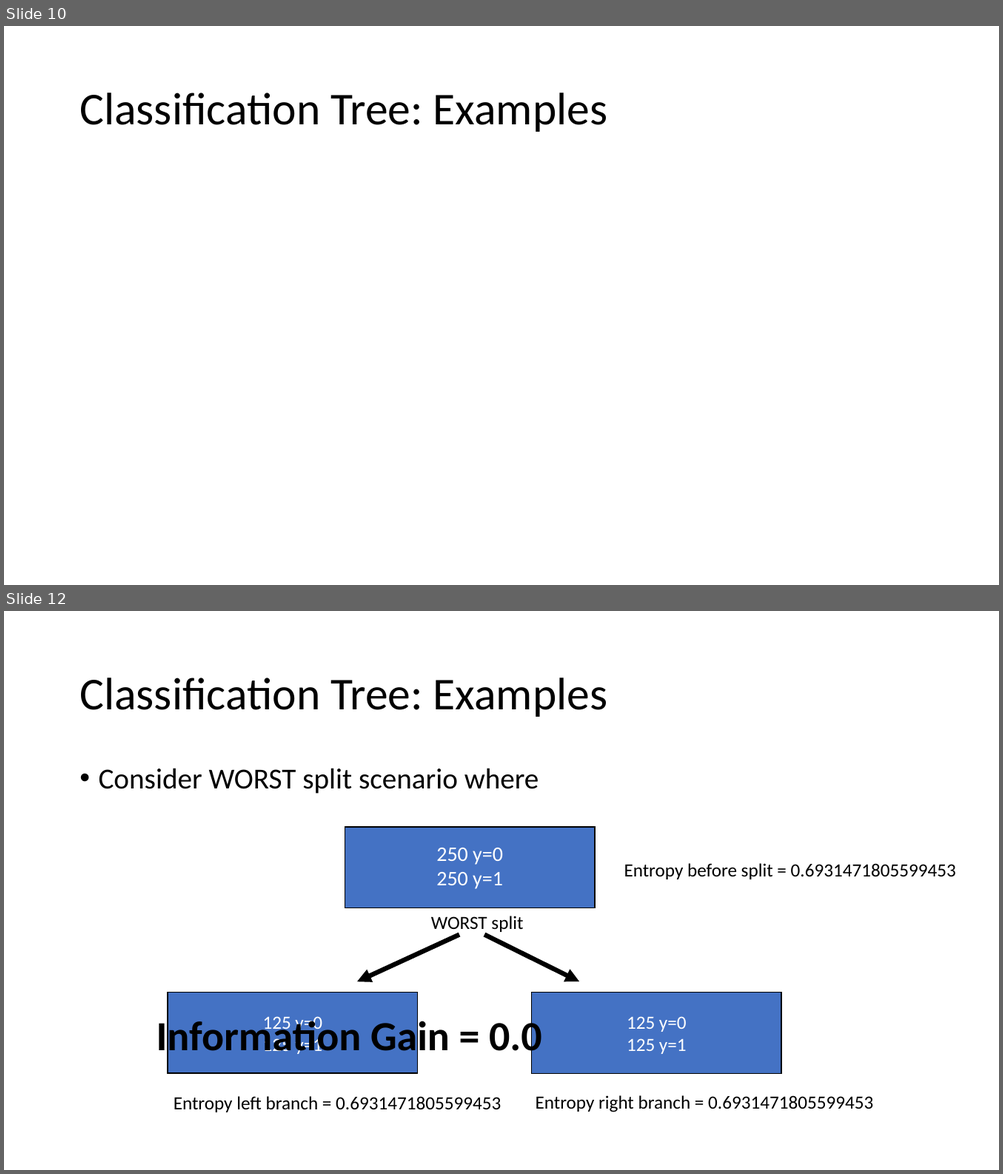
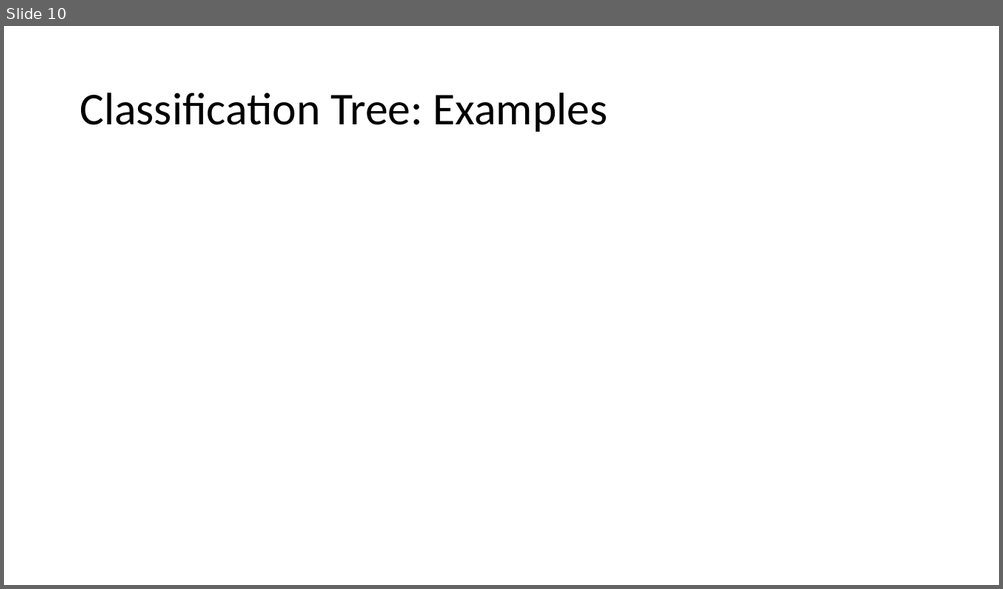
Before and after one commit to gucino/Machine-Learning, a slide deck: Decision_tree_and_Random_forest.pptx. Shown one above the other, each under a label of ours: slides 10 and 12 before the commit, slide 10 after it; the slides between them are not shown. The pictures are 1003x1174 and 1003x589 pixels, drawn with LibreOffice and Linux fonts; fonts in the diff are those of the drawing; grey boxes stand for pictures. Boxes give left, top, right and bottom in pixels: in the first picture for what was removed or moved away, otherwise in the second. Text is boxed around its words. In the diff, an @@ line names an element or a change of style, - is before the commit and + after.

```diff
--- a/Decision_tree_and_Random_forest.pptx
+++ b/Decision_tree_and_Random_forest.pptx
@@ slide 12 removed at bbox=[4, 611, 999, 1170], background #FFFFFF @@
@@ title removed at bbox=[79, 678, 607, 717] @@
-Classification Tree: Examples
@@ text removed at bbox=[99, 768, 539, 794] @@
-• Consider WORST split scenario where
@@ text removed at bbox=[624, 863, 956, 880] @@
-Entropy before split = 0.6931471805599453
@@ group removed at bbox=[168, 827, 782, 1074]: 3 rectangles, 2 texts, 2 arrows @@
-250 y=0
-250 y=1
-WORST split
-125 y=0
-125 y=1
-125 y=0
-125 y=1
@@ text removed at bbox=[156, 1016, 542, 1060] @@
-Information Gain = 0.0
@@ text removed at bbox=[173, 1096, 501, 1113] @@
-Entropy left branch = 0.6931471805599453
@@ text removed at bbox=[535, 1096, 873, 1113] @@
-Entropy right branch = 0.6931471805599453
```
Also in this commit, not shown: 2 slides changed, 1 other slide removed.
